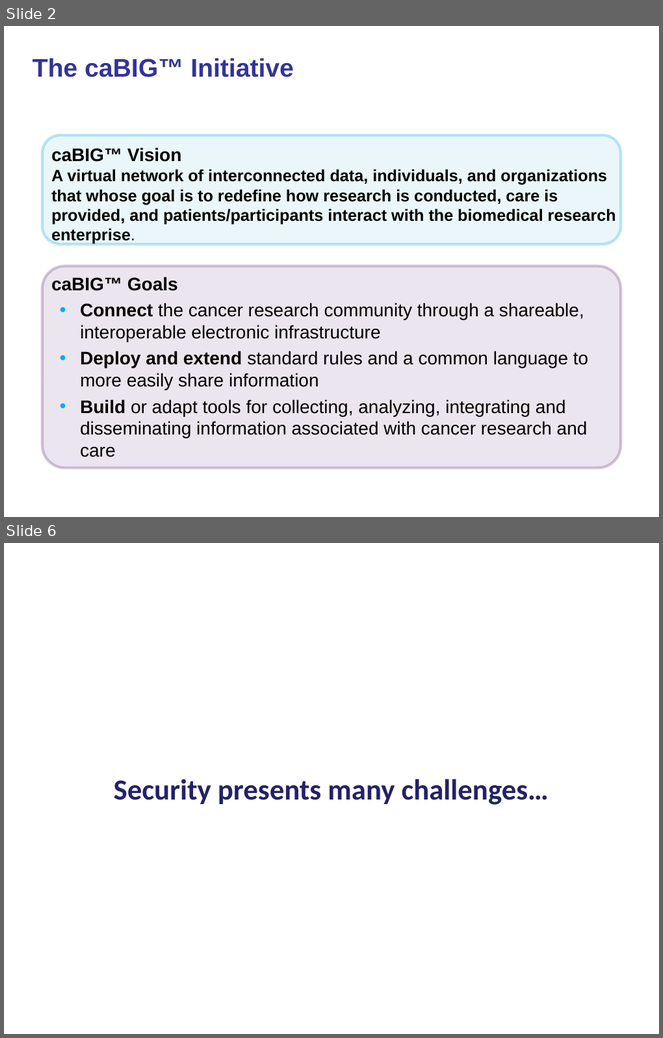
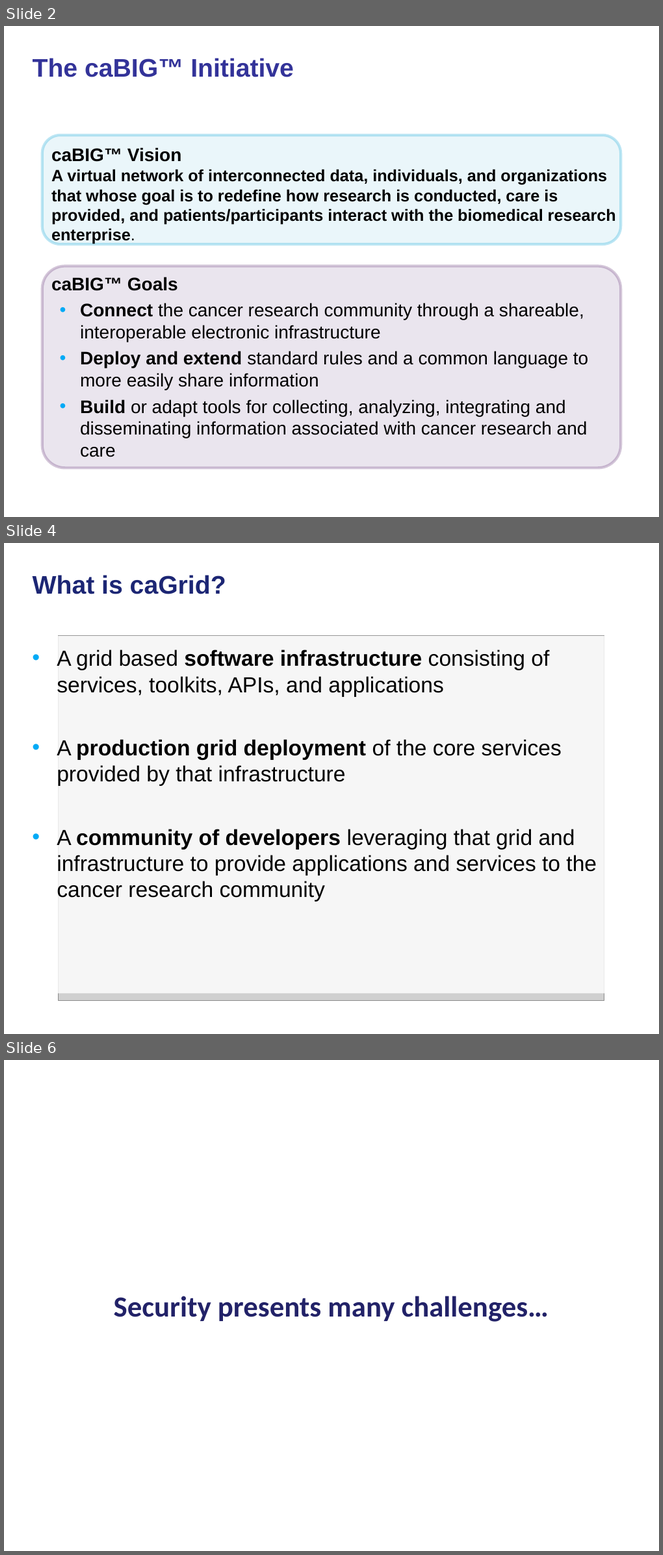
Before and after one commit to NCIP/cagrid-docs, a slide deck: presentations/security/caBIG-security-challenges-healthgrid-2008.ppt. Shown one above the other, each under a label of ours: slides 2 and 6 before the commit, slides 2, 4 and 6 after it; the slides between them are not shown. The pictures are 663x1038 and 663x1555 pixels, drawn with LibreOffice and Linux fonts; fonts in the diff are those of the drawing; grey boxes stand for pictures; background and template pictures are left out. Boxes give left, top, right and bottom in pixels: in the first picture for what was removed or moved away, otherwise in the second. Text is boxed around its words. In the diff, an @@ line names an element or a change of style, - is before the commit and + after.

```diff
--- a/presentations/security/caBIG-security-challenges-healthgrid-2008.ppt
+++ b/presentations/security/caBIG-security-challenges-healthgrid-2008.ppt
@@ slide 4 added at [4, 543, 659, 1034], background picture (left out) @@
@@ title added at [33, 575, 226, 594], 28 pt, text #1C2674, bold @@
+What is caGrid?
@@ rectangle added at [4, 636, 610, 994], fill #FFFFFF at 81% opacity @@
@@ picture added at [59, 636, 604, 1001] @@
@@ text added at [57, 650, 597, 902], 24 pt, text #000000 @@
+• A grid based software infrastructure consisting of services, toolkits, APIs, and applications
+• A production grid deployment of the core services provided by that infrastructure
+• A community of developers leveraging that grid and infrastructure to provide applications and services to the cancer research community
```
Also in this commit, not shown: 4 slides changed, 2 other slides added, 4 slides removed.
